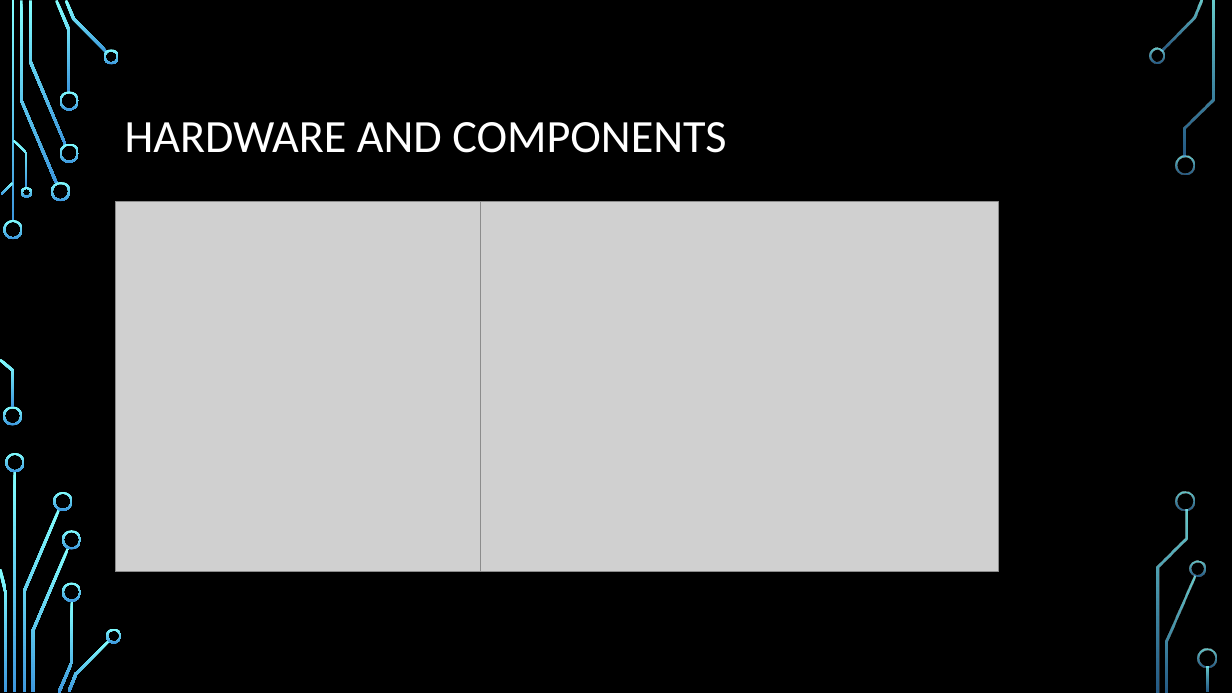
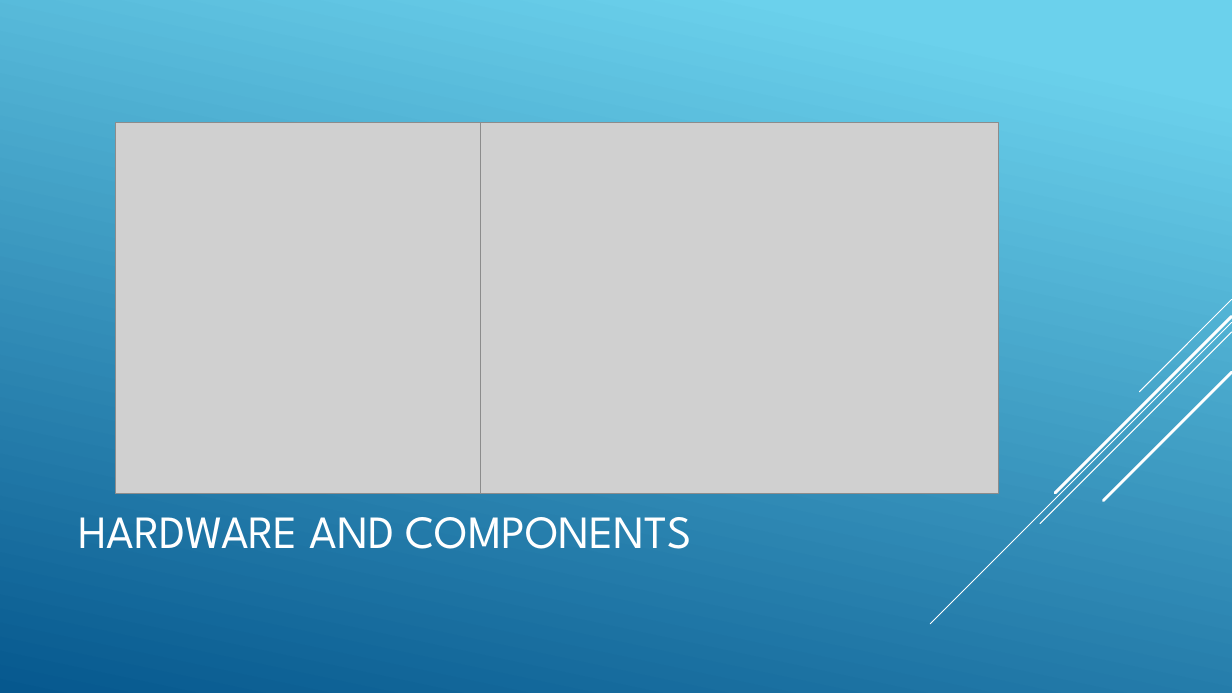
Before and after one commit to junedacaya/L-wingSolarPanelInteractiveDisplay, a slide deck: slide 4 of Documentation/Solar controller.pptx. Drawn at 1232x693 pixels with LibreOffice and Linux fonts; fonts in the diff are those of the drawing; grey boxes stand for pictures; background and template pictures are left out. Boxes give left, top, right and bottom in pixels: in the first picture for what was removed or moved away, otherwise in the second. Text is boxed around its words. In the diff, an @@ line names an element or a change of style, - is before the commit and + after.

```diff
--- a/Documentation/Solar controller.pptx
+++ b/Documentation/Solar controller.pptx
@@ background picture (left out) to gradient #6ED2EB to #06588E @@
@@ picture moved from (x1=116, y1=201, x2=482, y2=572) to (x1=116, y1=123, x2=482, y2=494) @@
@@ picture moved from (x1=481, y1=201, x2=998, y2=572) to (x1=481, y1=123, x2=998, y2=494) @@
@@ group added at (x1=931, y1=299, x2=1232, y2=624): 5 lines @@
@@ title "HARDWARE AND COMPONENTS" moved from (x1=125, y1=122, x2=726, y2=153) to (x1=78, y1=517, x2=692, y2=549) @@
@@ title "HARDWARE AND COMPONENTS" at (x1=78, y1=517, x2=692, y2=549): font Calibri to League Spartan; line spacing 0.9 to 1 @@
@@ group removed at (x1=0, y1=0, x2=1217, y2=693): 33 freeform shapes, 3 rectangles @@
```
Also in this commit, not shown: 9 other slides changed.
